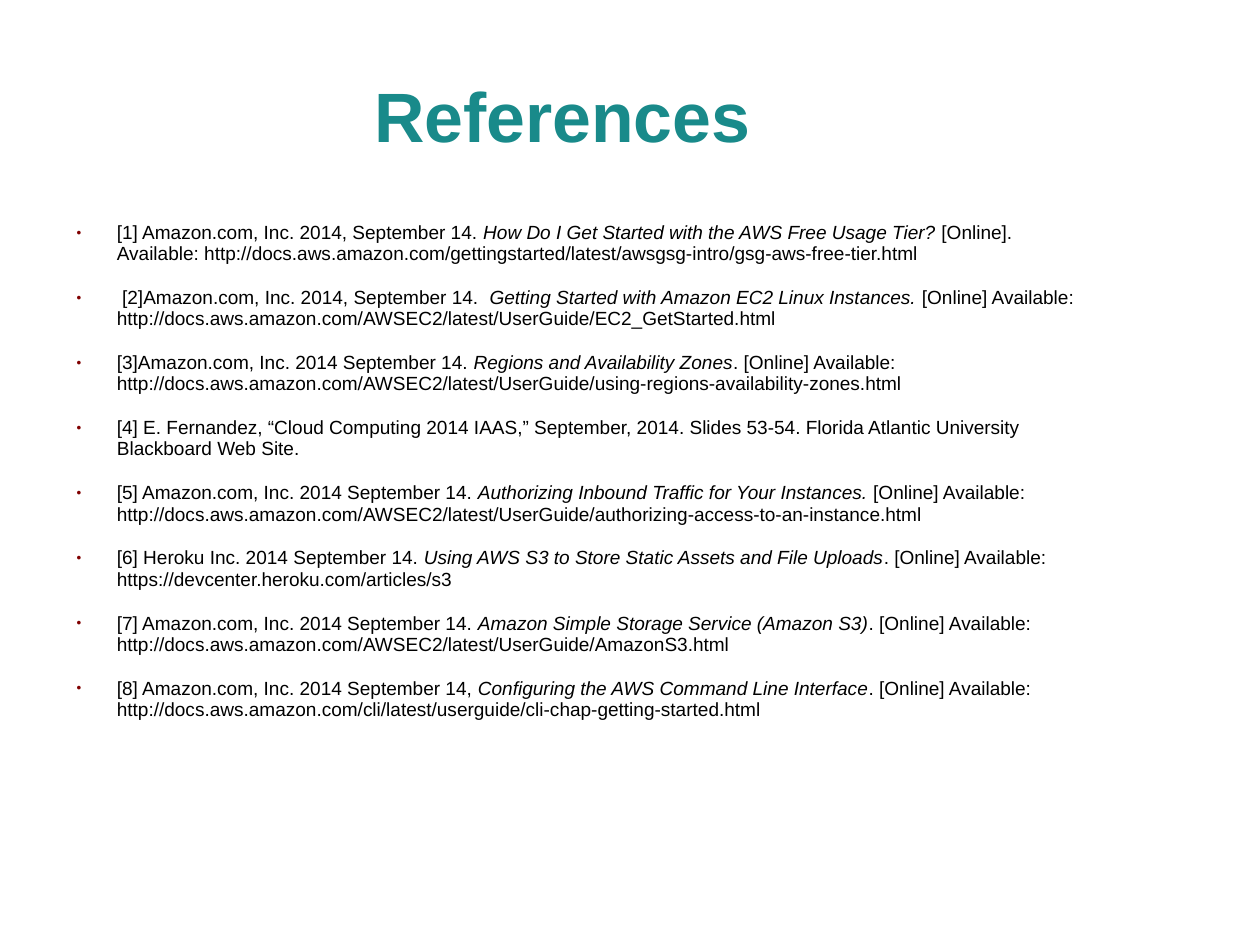
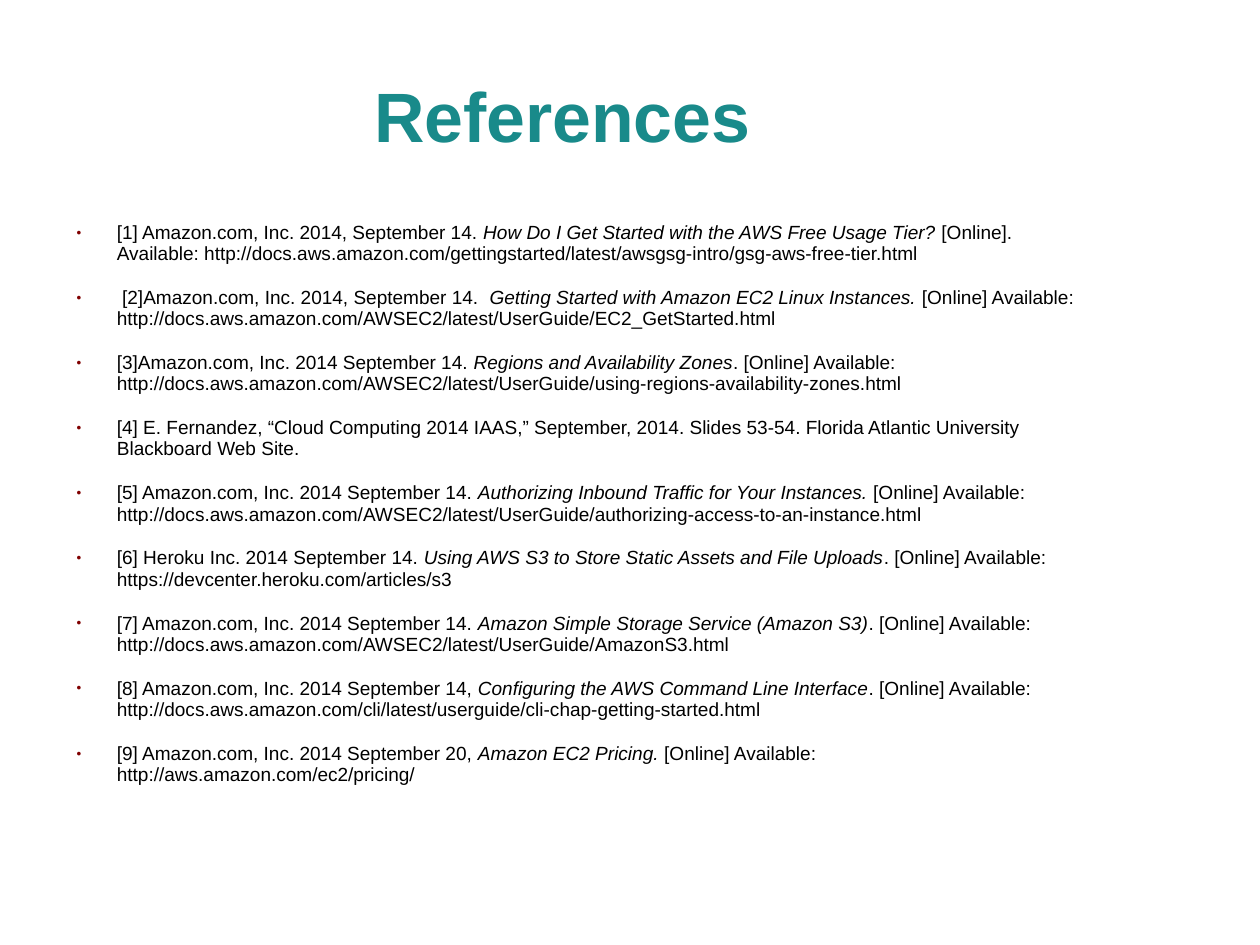
Before and after one commit to jhancock1975/cloud, a slide deck: slide 19 of assignment-1/assignment-1.ppt (slide 17 before the commit). Drawn at 1260x945 pixels with LibreOffice and Linux fonts; fonts in the diff are those of the drawing; background and template pictures are left out. Boxes give left, top, right and bottom in pixels: in the first picture for what was removed or moved away, otherwise in the second. Text is boxed around its words. In the diff, an @@ line names an element or a change of style, - is before the commit and + after.

```diff
--- a/assignment-1/assignment-1.ppt
+++ b/assignment-1/assignment-1.ppt
@@ text at bbox=[117, 746, 816, 785]: paragraph added @@
+● [9] Amazon.com, Inc. 2014 September 20, Amazon EC2 Pricing. [Online] Available: http://aws.amazon.com/ec2/pricing/
```
Also in this commit, not shown: 2 slides added, 5 other files.
